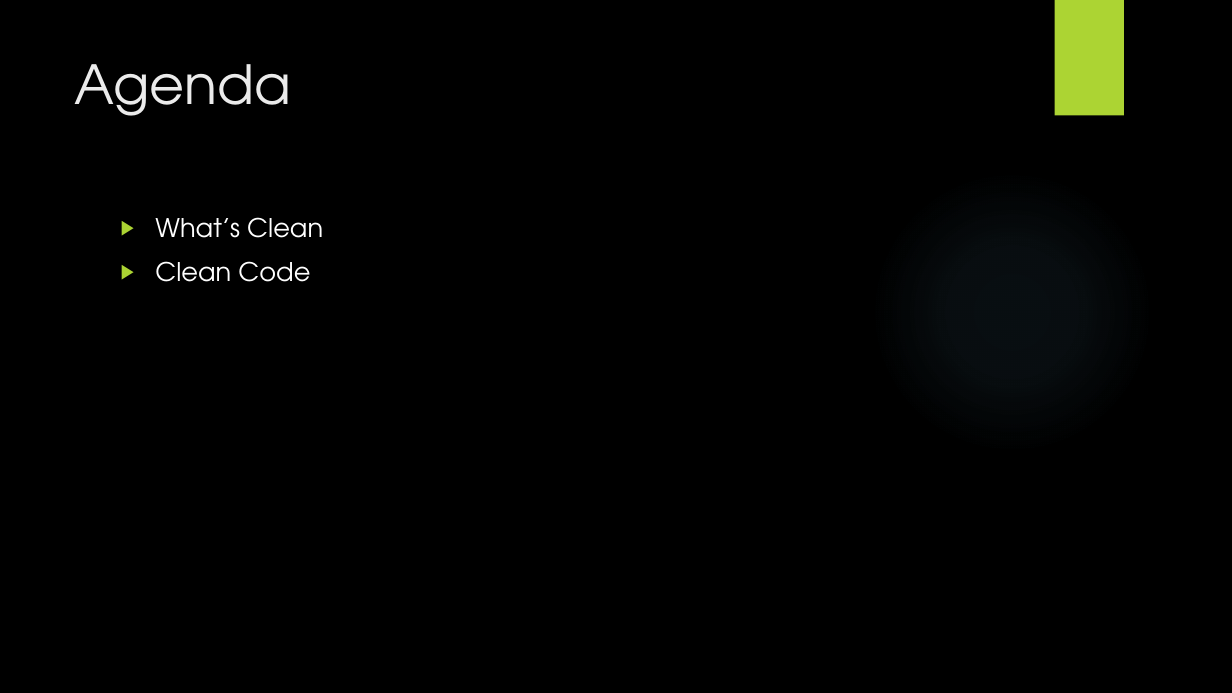
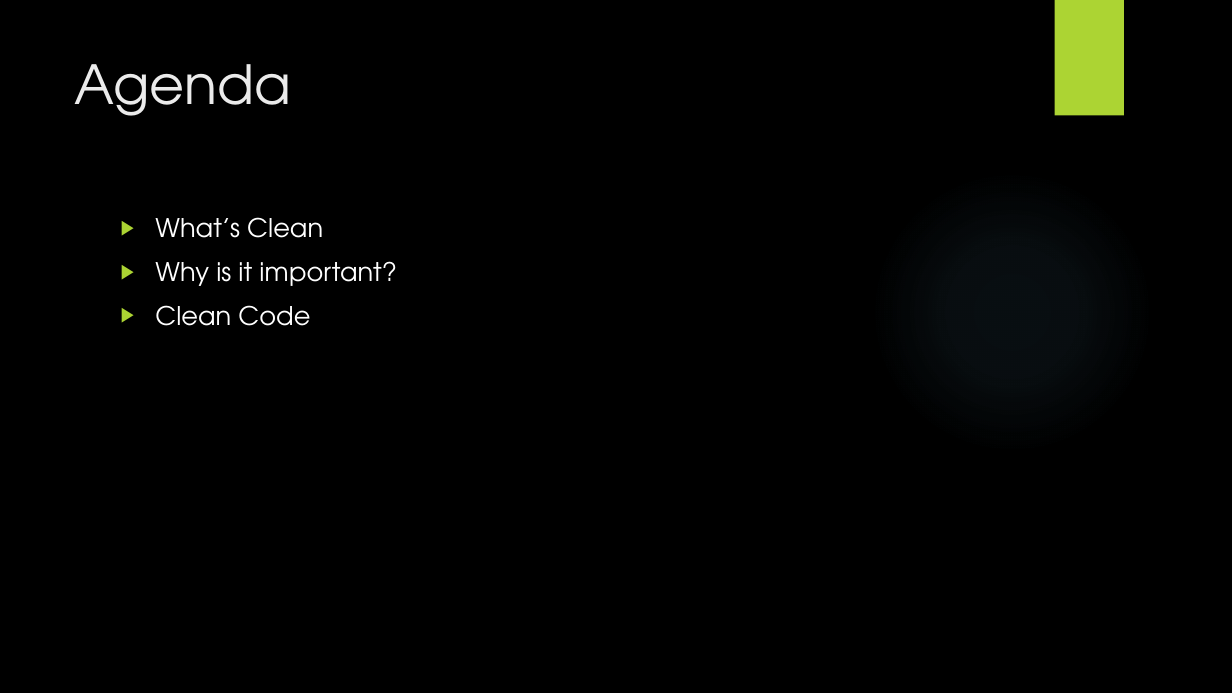
Before and after one commit to wanglifeng/PPT, a slide deck: slide 2 of Clean Code.pptx. Drawn at 1232x693 pixels with LibreOffice and Linux fonts; fonts in the diff are those of the drawing; background and template pictures are left out. Boxes give left, top, right and bottom in pixels: in the first picture for what was removed or moved away, otherwise in the second. Text is boxed around its words. In the diff, an @@ line names an element or a change of style, - is before the commit and + after.

```diff
--- a/Clean Code.pptx
+++ b/Clean Code.pptx
@@ text at (155,261,397,286): paragraph added @@
+▶ Why is it important?
```
Also in this commit, not shown: 3 other slides changed, 13 slides added.
